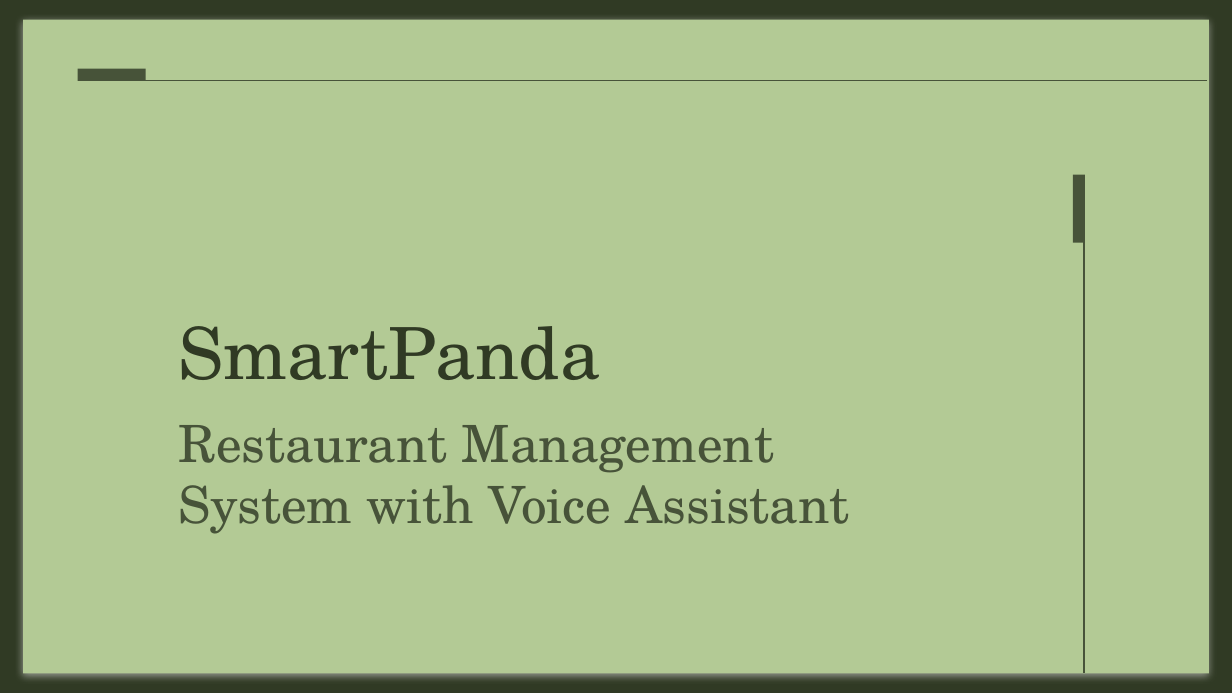
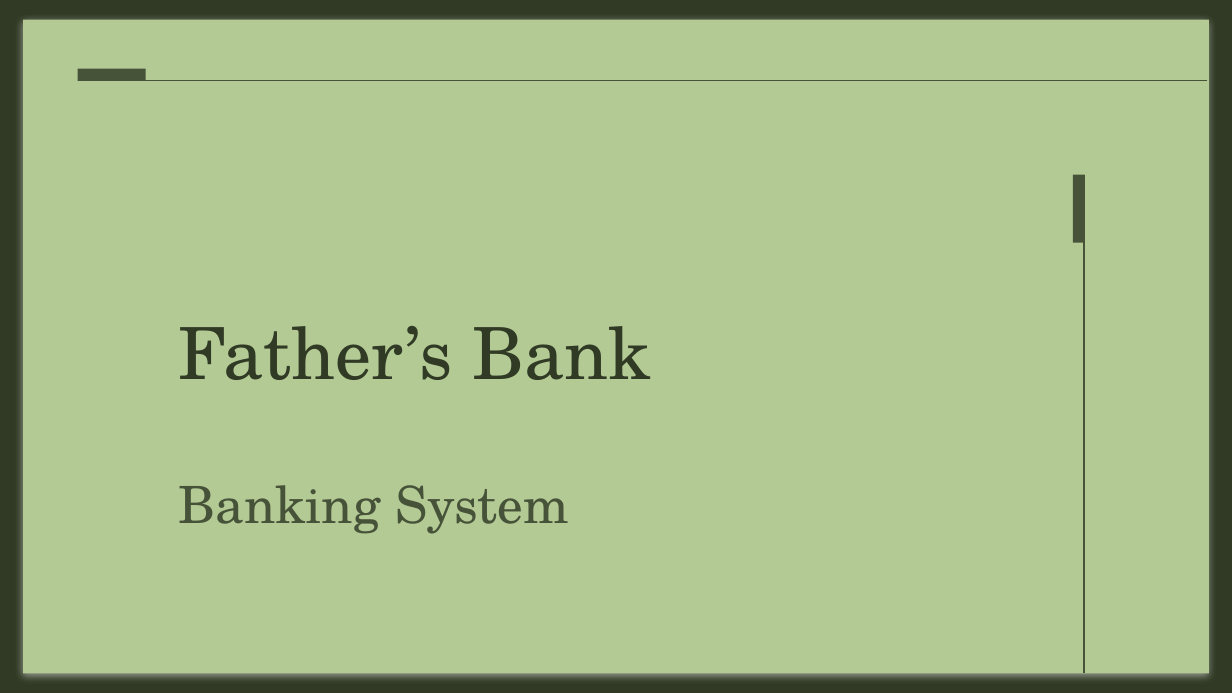
Before and after one commit to azharanowar/fathers-bank-cpp, a slide deck: slide 1 of Presentation.pptx. Drawn at 1232x693 pixels with LibreOffice and Linux fonts; fonts in the diff are those of the drawing. Boxes give left, top, right and bottom in pixels: in the first picture for what was removed or moved away, otherwise in the second. Text is boxed around its words. In the diff, an @@ line names an element or a change of style, - is before the commit and + after.

```diff
--- a/Presentation.pptx
+++ b/Presentation.pptx
@@ title at <box>178,326,651,380</box>: text changed @@
-SmartPanda
+Father’s Bank
@@ title at <box>178,485,569,534</box>: text changed @@
-Restaurant Management System with Voice Assistant
+Banking System
```
Also in this commit, not shown: 3 other slides changed, 5 slides added, 7 slides removed.
